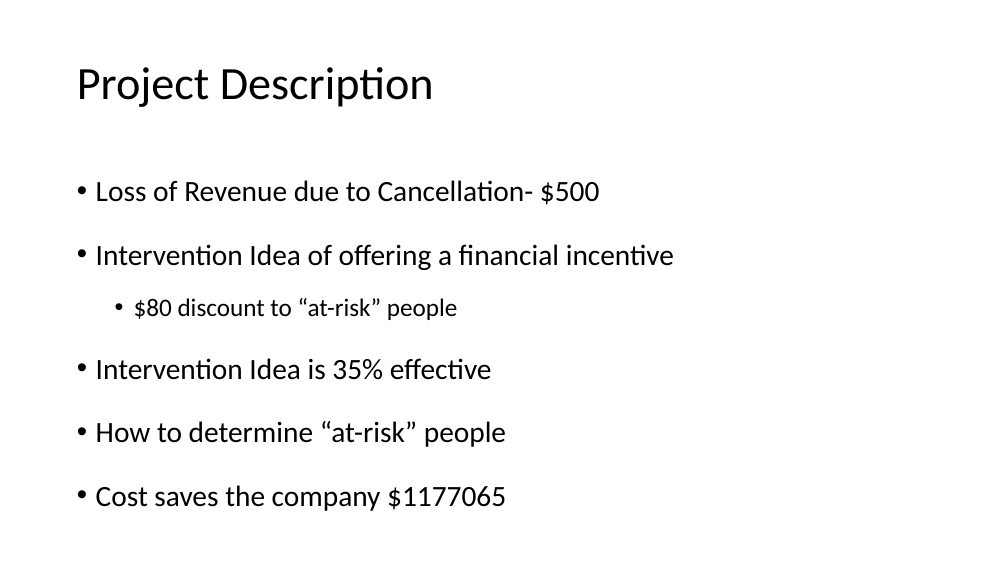
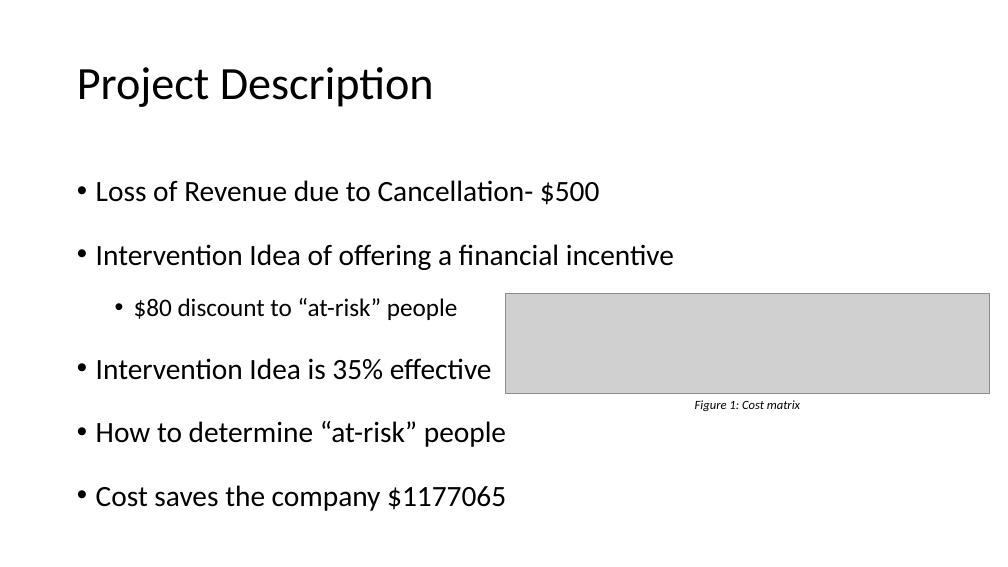
Before and after one commit to zhourichard19/CSE5243, a slide deck: slide 2 of Homework3/Homework3.pptx. Drawn at 1008x567 pixels with LibreOffice and Linux fonts; fonts in the diff are those of the drawing; grey boxes stand for pictures. Boxes give left, top, right and bottom in pixels: in the first picture for what was removed or moved away, otherwise in the second. Text is boxed around its words. In the diff, an @@ line names an element or a change of style, - is before the commit and + after.

```diff
--- a/Homework3/Homework3.pptx
+++ b/Homework3/Homework3.pptx
@@ picture added at (506, 293, 990, 393) @@
@@ text added at (695, 400, 800, 411), 12 pt, text #000000, italic @@
+Figure 1: Cost matrix
```
Also in this commit, not shown: 3 other slides changed, 9 slides added, 5 slides removed.
